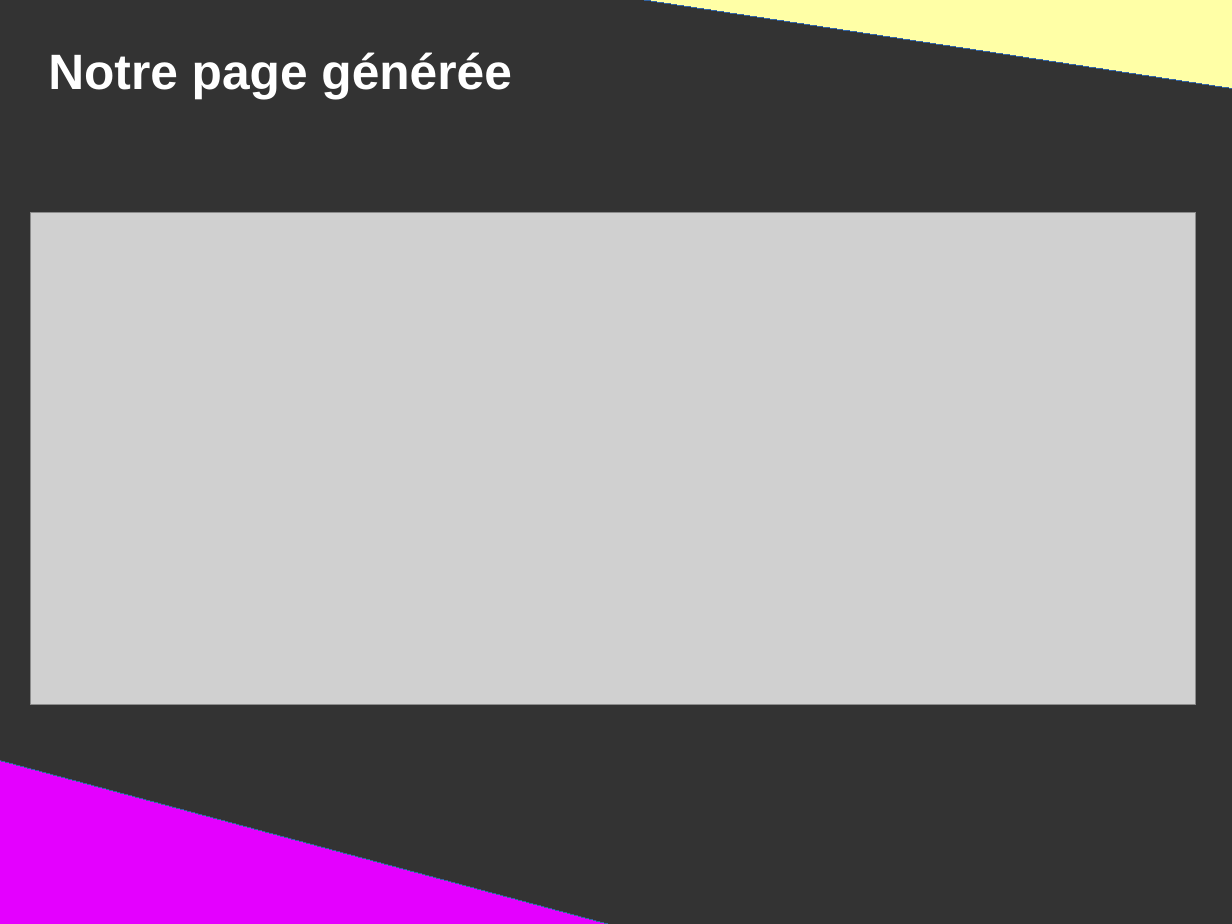
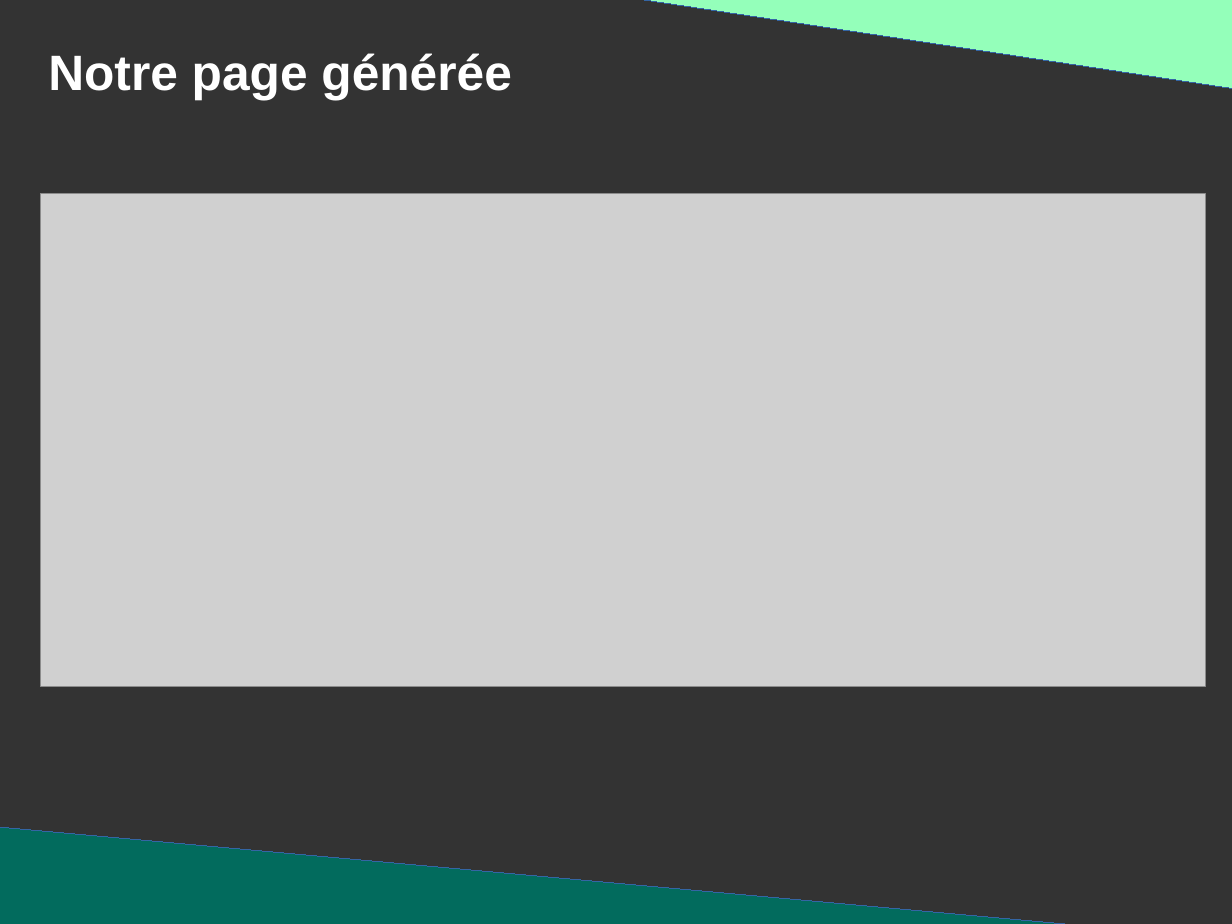
Before and after one commit to DanYellow/presentations, a slide deck: slide 30 of mmi/html/travaux-pratiques/numero-1/presentation.odp (slide 39 before the commit). Drawn at 1232x924 pixels with LibreOffice and Linux fonts; fonts in the diff are those of the drawing; grey boxes stand for pictures. Boxes give left, top, right and bottom in pixels: in the first picture for what was removed or moved away, otherwise in the second. Text is boxed around its words. In the diff, an @@ line names an element or a change of style, - is before the commit and + after.

```diff
--- a/mmi/html/travaux-pratiques/numero-1/presentation.odp
+++ b/mmi/html/travaux-pratiques/numero-1/presentation.odp
@@ right triangle at (600, 0, 1232, 89): fill #FFFFA6 to #94FFBA @@
@@ picture: place and size @@
-picture at (30, 212, 1196, 705)
+picture at (40, 195, 1206, 688)
@@ right triangle removed at (0, 760, 637, 924) @@
@@ right triangle added at (0, 827, 1152, 924), fill #026B5D, outline #3465A4 0 pt @@
```
Also in this commit, not shown: 7 other slides changed, 15 slides added, 1 slide removed, 3 other files.
